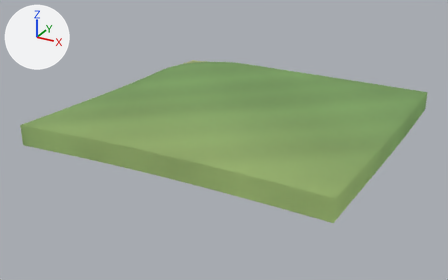
Renders of the glTF model client/public/models/chunks/0_2.glb from each side of a commit.
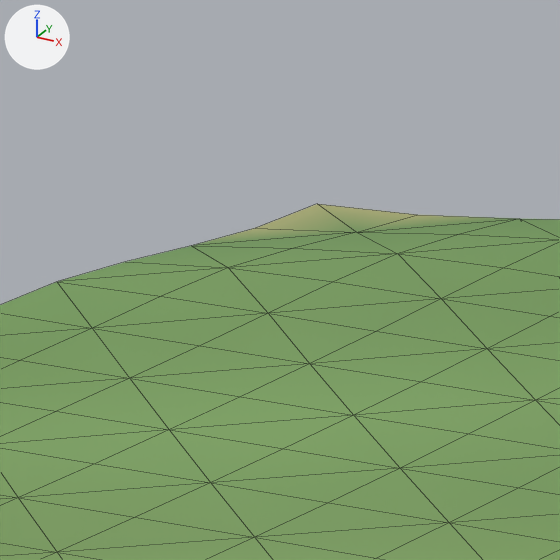
There are two pictures of each version: one whole from a 50 mm lens placed at (41.5, -126.99, 22.49), pointed at (13.84, -76.7, -2.65), one close up on the part from 36% to 48% of the width and 14% to 34% of the height. Lighting does not change. The marker at upper left points along +X, +Y and +Z. The older version's two pictures come first. The close-ups show mesh edges as thin lines.

Objects in the first close-up: 'terrain'.
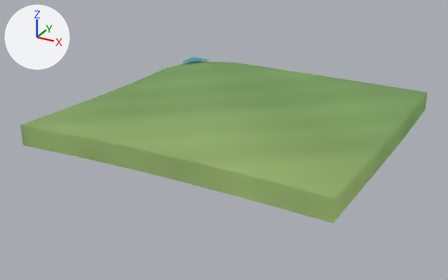
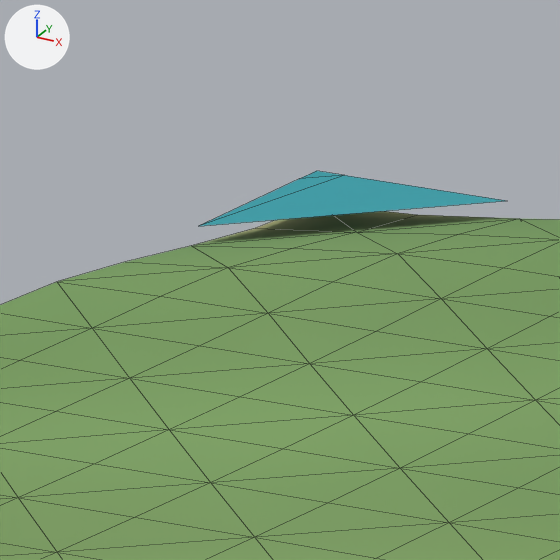
Where the change shows, as pixel boxes (x1, y1, x2, y2) in the close-ups (560 x 560 px):
'scenery', added (cyan)
    after: (200, 171, 505, 226)

What the commit changed:
Mesh me_scenery is new.
It has 5 vertices, 3 faces and spans x 0.0..2.83, y -62.83..-60.0, z -0.16.
It uses material mat_opaque_matte_vertex_colors.
Object 'scenery' (ob_scenery) is new; it shows me_scenery.
Its location is (0.0, 0.0, 0.0).
